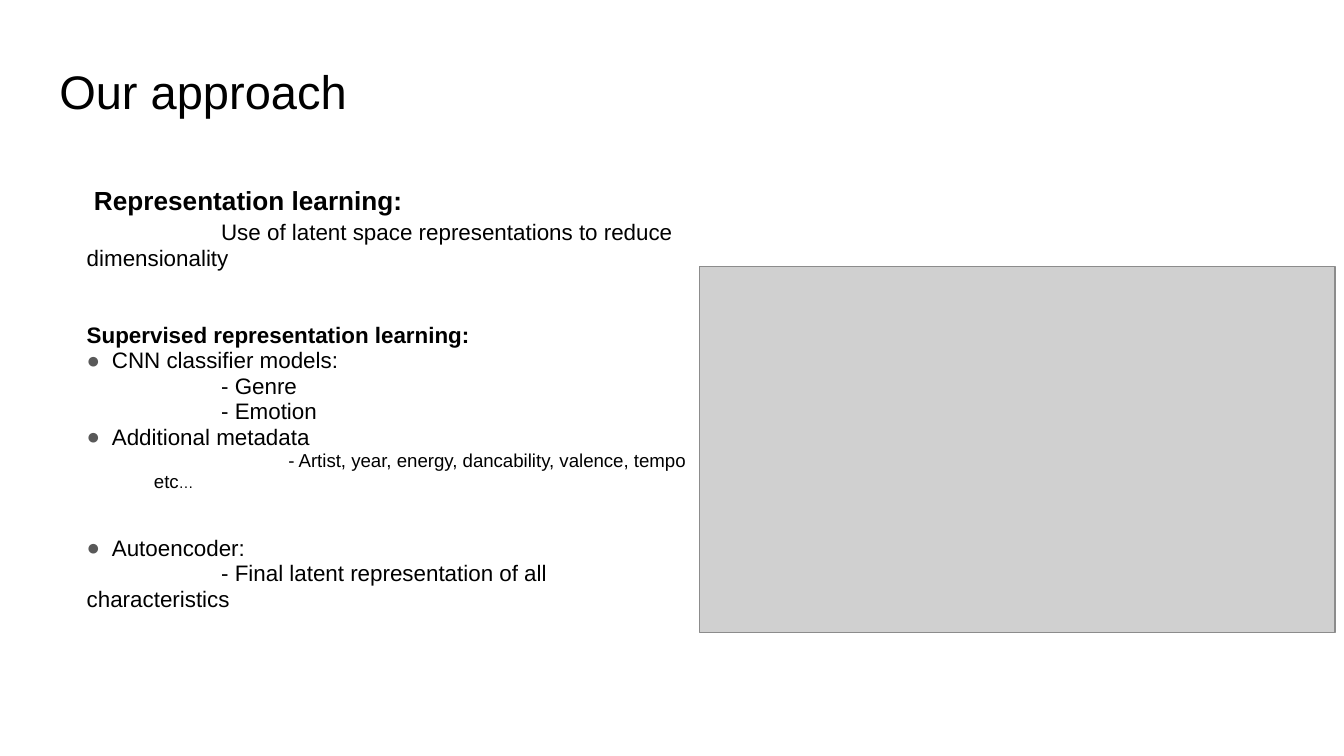
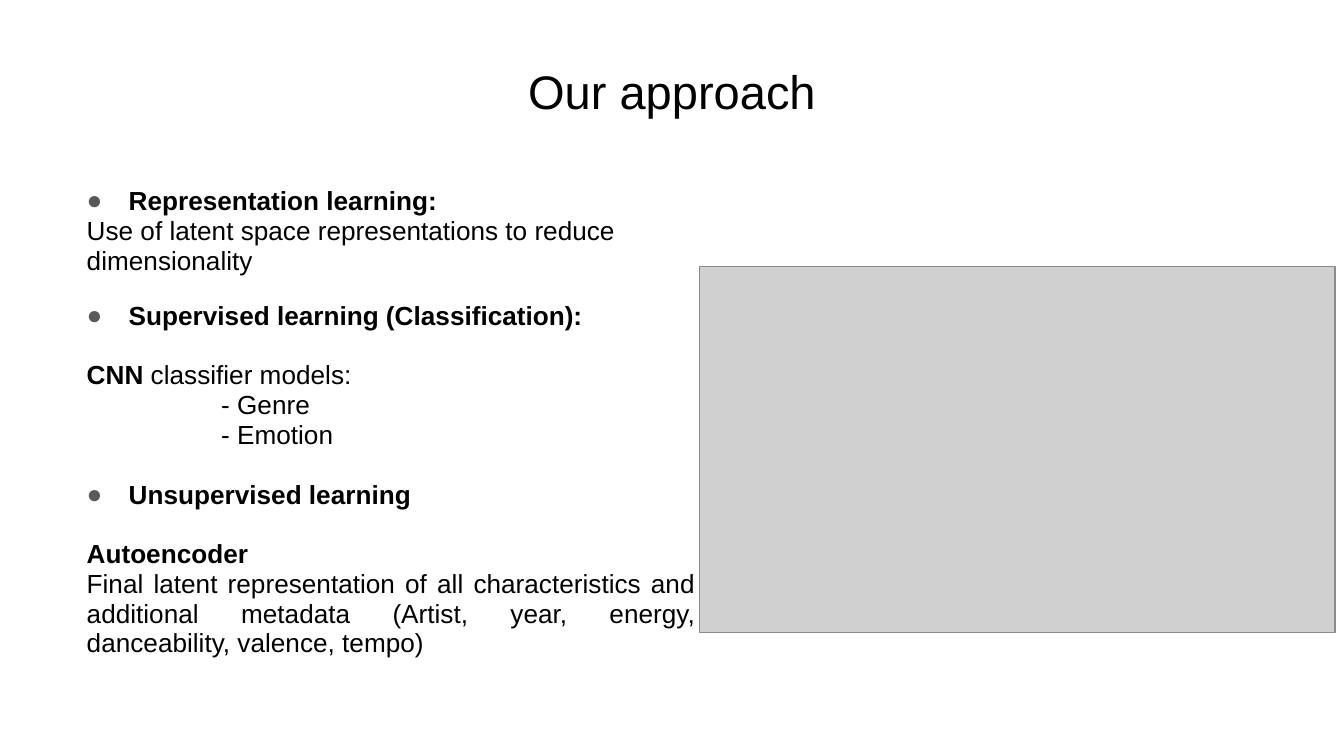
Before and after one commit to johnsaveus/Multimodal, a slide deck: slide 4 of SongSimilarityRetrieval.pptx. Drawn at 1344x756 pixels with LibreOffice and Linux fonts; fonts in the diff are those of the drawing; grey boxes stand for pictures. Boxes give left, top, right and bottom in pixels: in the first picture for what was removed or moved away, otherwise in the second. Text is boxed around its words. In the diff, an @@ line names an element or a change of style, - is before the commit and + after.

```diff
--- a/SongSimilarityRetrieval.pptx
+++ b/SongSimilarityRetrieval.pptx
@@ title "Our approach" at (x1=528, y1=75, x2=816, y2=118): alignment left to centre @@
@@ text at (x1=87, y1=191, x2=615, y2=445): size 12 to 14 pt in "Use of latent space representations to reduce ...", "CNN classifier models:", "- Genre", "- Emotion"; bold on in "CNN"; bullet none to ●; bullet ● to none @@
@@ text at (x1=129, y1=306, x2=582, y2=331): text changed; size 12 to 14 pt @@
-Supervised representation learning:
+● Supervised learning (Classification):
@@ text at (x1=87, y1=485, x2=695, y2=658): text changed; size 12 to 14 pt @@
-● Additional metadata
-  - Artist, year, energy, dancability, valence, tempo etc…
-● Autoencoder:
-- Final latent representation of all characteristics
+● Unsupervised learning
+Autoencoder
+Final latent representation of all characteristics and additional metadata (Artist, year, energy, danceability, valence, tempo)
```
Also in this commit, not shown: 5 other slides changed.
